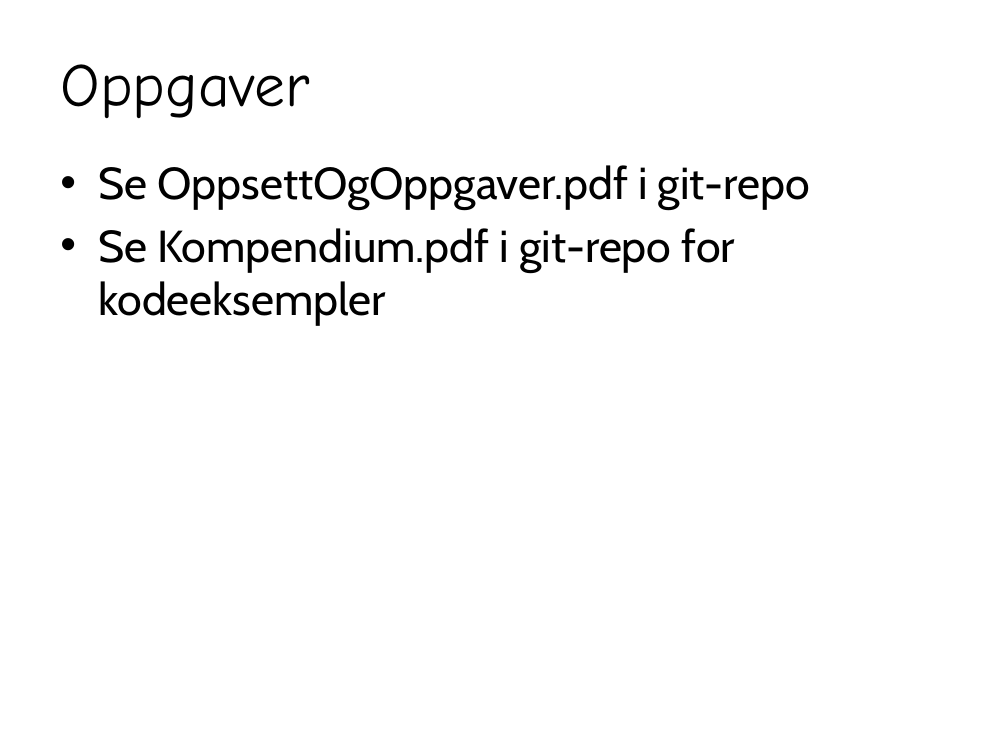
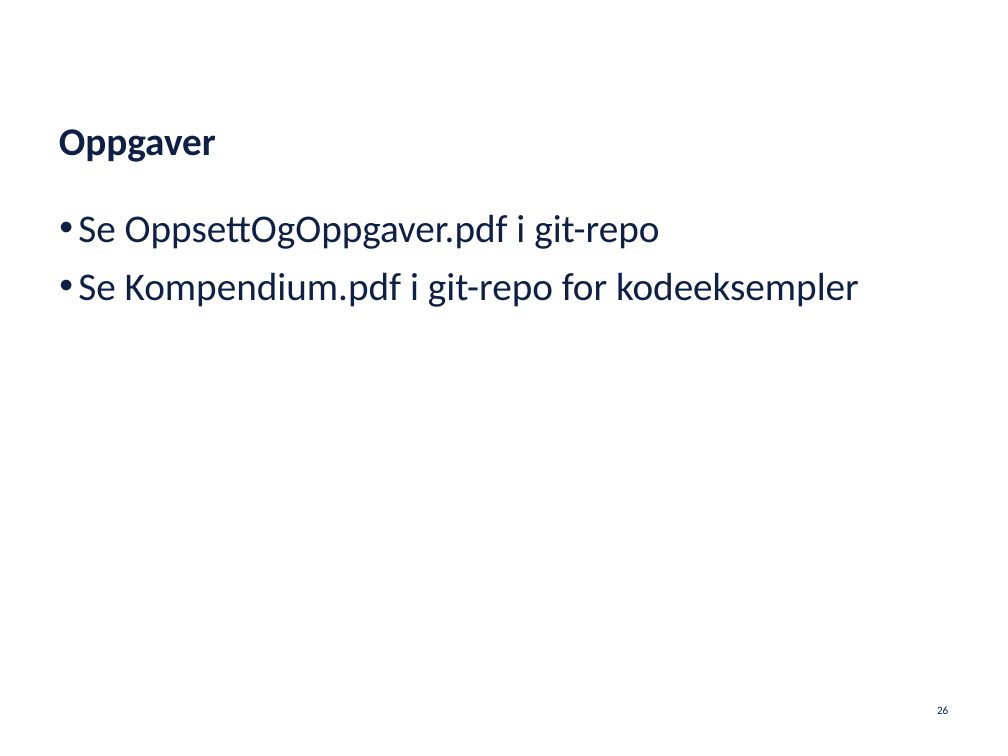
Before and after one commit to netcompanyno/springKurs, a slide deck: slide 26 of adm/Spring.pptx. Drawn at 1008x756 pixels with LibreOffice and Linux fonts; fonts in the diff are those of the drawing; background and template pictures are left out. Boxes give left, top, right and bottom in pixels: in the first picture for what was removed or moved away, otherwise in the second. Text is boxed around its words. In the diff, an @@ line names an element or a change of style, - is before the commit and + after.

```diff
--- a/adm/Spring.pptx
+++ b/adm/Spring.pptx
@@ title "Oppgaver" moved from (x1=60, y1=64, x2=309, y2=118) to (x1=59, y1=129, x2=216, y2=162) @@
@@ title "Oppgaver" at (x1=59, y1=129, x2=216, y2=162): size 44 to 28 pt, font Comic Neue to Calibri, text colour #000000 to #0F2047, bold on; line spacing 1 to 23pt; vertical alignment middle to bottom @@
@@ text "Se OppsettOgOppgaver.pdf i git-repo" moved from (x1=98, y1=165, x2=810, y2=326) to (x1=78, y1=214, x2=859, y2=307) @@
@@ text "Se OppsettOgOppgaver.pdf i git-repo" at (x1=78, y1=214, x2=859, y2=307): size 32 to 28 pt, font Cabin to Calibri, text colour #000000 to #0F2047; indent changed; more space between paragraphs @@
@@ page number added at (x1=937, y1=706, x2=948, y2=714), 8 pt, text #0F2047 @@
+26
```
Also in this commit, not shown: 25 other slides changed, 1 slide added, 1 slide removed, 2 other files.
